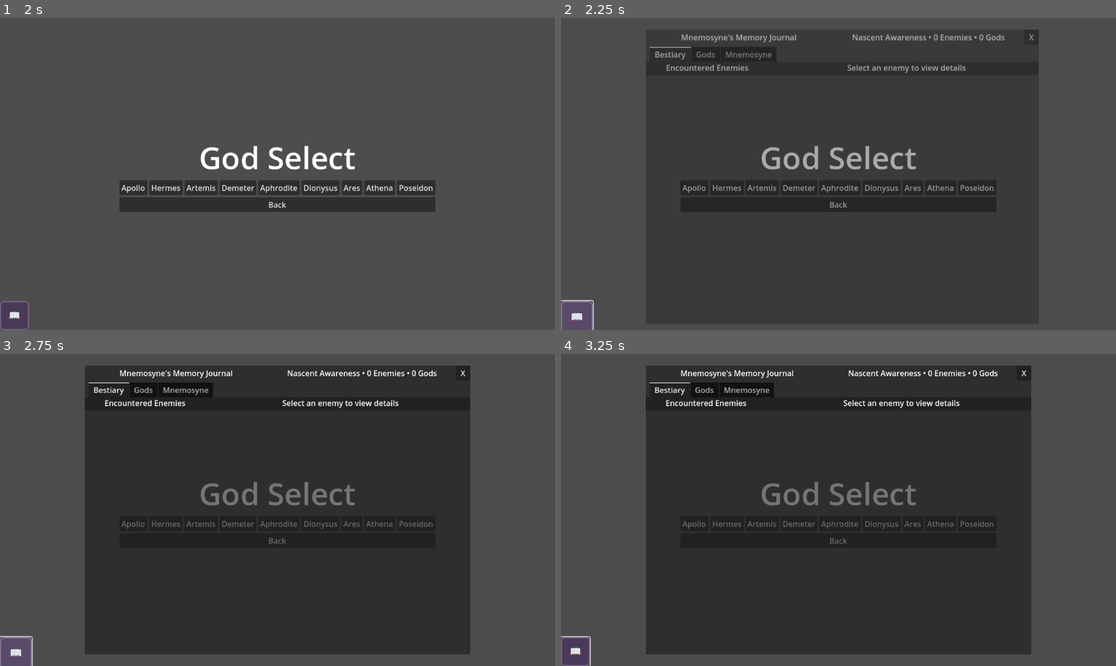
Above: before the commit, frames 1-4 (two rows, left to right).
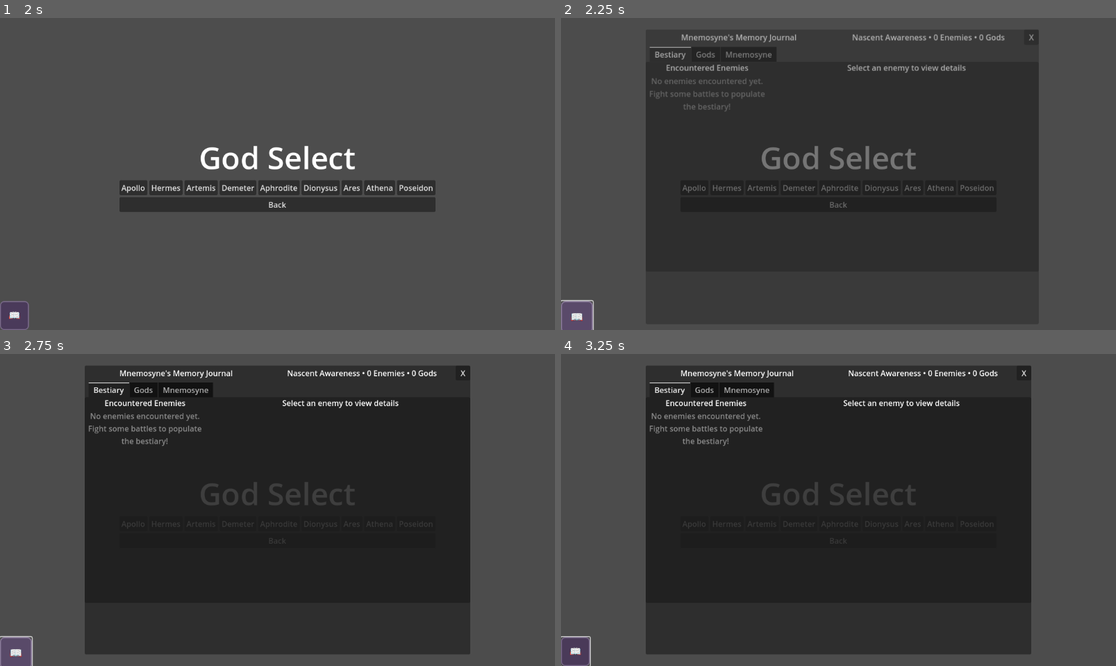
Above: after the commit, the same moments.

Repository: leslieharding/Mnemosyne
Game: Godot game, scene res://Scenes/MainMenu.tscn
Two runs of this game, one before a commit and one after it. Both use one fixed random seed, a clock stepped at 60 frames per second and the inputs below.
Inputs:
- Up to frame 1 (2 s): click "New Game" at 0.5 s; click "New Game" at 1.25 s
- Up to frame 2 (2.25 s): click "📖" at 2 s
- Up to frame 3 (2.75 s): no input
- Up to frame 4 (3.25 s): click "Apollo" at 2.75 s

Frame 1 is identical in both runs. In frame 2, 1.3% of the frame differs, in the area x 16-78%, y 19-61%; in frame 3, 1.5%, in the area x 16-78%, y 18-61%; in frame 4, 1.5%.

Commit message:
Update memory_journal.gd

Diff:
--- a/Scripts/memory_journal.gd
+++ b/Scripts/memory_journal.gd
@@ -125,8 +125,28 @@
 	for enemy_name in enemy_memories:
 		print("- ", enemy_name, ": ", enemy_memories[enemy_name])
 
-	# Get the enemy list container
-	var enemy_list = bestiary_tab.get_node("LeftPanel/ScrollContainer/EnemyList")
+	# Get the enemy list container and fix sizing issues
+	var left_panel = bestiary_tab.get_node("LeftPanel")
+	var scroll_container = left_panel.get_node("ScrollContainer")
+	var enemy_list = scroll_container.get_node("EnemyList")
+
+	# Force proper sizing on the containers
+	left_panel.custom_minimum_size = Vector2(250, 0)
+	left_panel.size_flags_vertical = Control.SIZE_EXPAND_FILL
+
+	scroll_container.custom_minimum_size = Vector2(0, 400)  # Set minimum height
+	scroll_container.size_flags_vertical = Control.SIZE_EXPAND_FILL
+
+	enemy_list.size_flags_horizontal = Control.SIZE_EXPAND_FILL
+	enemy_list.size_flags_vertical = Control.SIZE_EXPAND_FILL
+
+	print("DEBUG: EnemyList found: ", enemy_list != null)
+	if enemy_list:
+		print("DEBUG: EnemyList size: ", enemy_list.size)
+		print("DEBUG: EnemyList visible: ", enemy_list.visible)
+		print("DEBUG: EnemyList modulate: ", enemy_list.modulate)
+		print("DEBUG: ScrollContainer size: ", scroll_container.size)
+		print("DEBUG: LeftPanel size: ", left_panel.size)
 
 	# Clear existing content
 	for child in enemy_list.get_children():
@@ -143,6 +163,8 @@
 		no_data_label.autowrap_mode = TextServer.AUTOWRAP_WORD_SMART
 		no_data_label.horizontal_alignment = HORIZONTAL_ALIGNMENT_CENTER
 		no_data_label.add_theme_color_override("font_color", Color("#888888"))
+		no_data_label.custom_minimum_size = Vector2(200, 60)  # Ensure minimum size
+		no_data_label.size_flags_horizontal = Control.SIZE_EXPAND_FILL
 		enemy_list.add_child(no_data_label)
 		return
 
@@ -183,11 +205,23 @@
 		print("Enemy list children after adding: ", enemy_list.get_children().size())
 		print("Button is visible: ", button.visible)
 		print("Button modulate: ", button.modulate)
+		print("Button position: ", button.position)
+		print("Button size after adding: ", button.size)
 
 		# Connect to show details
 		button.pressed.connect(_on_enemy_selected.bind(enemy_name, enemy_data))
 
+	# Force layout updates
+	await get_tree().process_frame
+	enemy_list.queue_redraw()
+	scroll_container.queue_redraw()
+	left_panel.queue_redraw()
+
 	print("Bestiary refresh complete - added ", sorted_enemies.size(), " enemies")
+	print("Final EnemyList size: ", enemy_list.size)
+	print("Final ScrollContainer size: ", scroll_container.size)
+	print("Final LeftPanel size: ", left_panel.size)
+	print("Final EnemyList children: ", enemy_list.get_children().size())
 
 # Also add this debug function to memory_journal_manager.gd to help troubleshoot:
 
@@ -202,6 +236,7 @@
 func create_enemy_list_button(enemy_name: String, enemy_data: Dictionary, memory_manager: MemoryJournalManager) -> Button:
 	var button = Button.new()
 	button.custom_minimum_size = Vector2(220, 80)  # Ensure minimum size
+	button.size_flags_horizontal = Control.SIZE_EXPAND_FILL  # Expand to fill container width
 
 	# Create button text with level and experience info
 	var level_desc = memory_manager.get_bestiary_memory_description(enemy_data["memory_level"])
@@ -268,9 +303,8 @@
 	button.add_theme_color_override("font_color", Color("#DDDDDD"))
 	button.add_theme_font_size_override("font_size", 12)
 
-	# Set alignment
-	button.horizontal_alignment = HORIZONTAL_ALIGNMENT_CENTER
-	button.vertical_alignment = VERTICAL_ALIGNMENT_CENTER
+	# Set alignment - FIXED: Use 'alignment' instead of 'horizontal_alignment' for Button
+	button.alignment = HORIZONTAL_ALIGNMENT_CENTER
 
 	print("Button style applied for level ", enemy_data["memory_level"], " with bg color ", style.bg_color)
 
